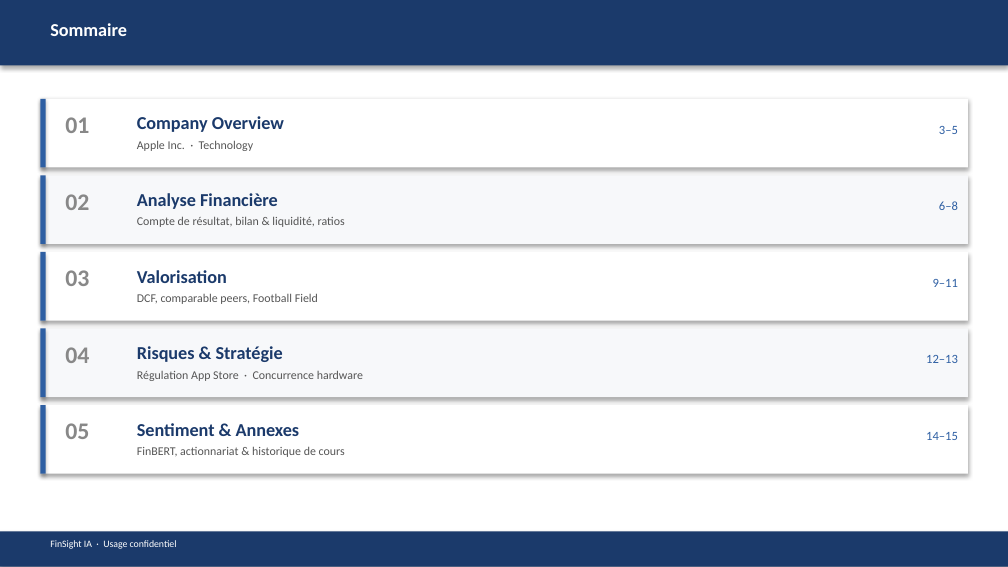
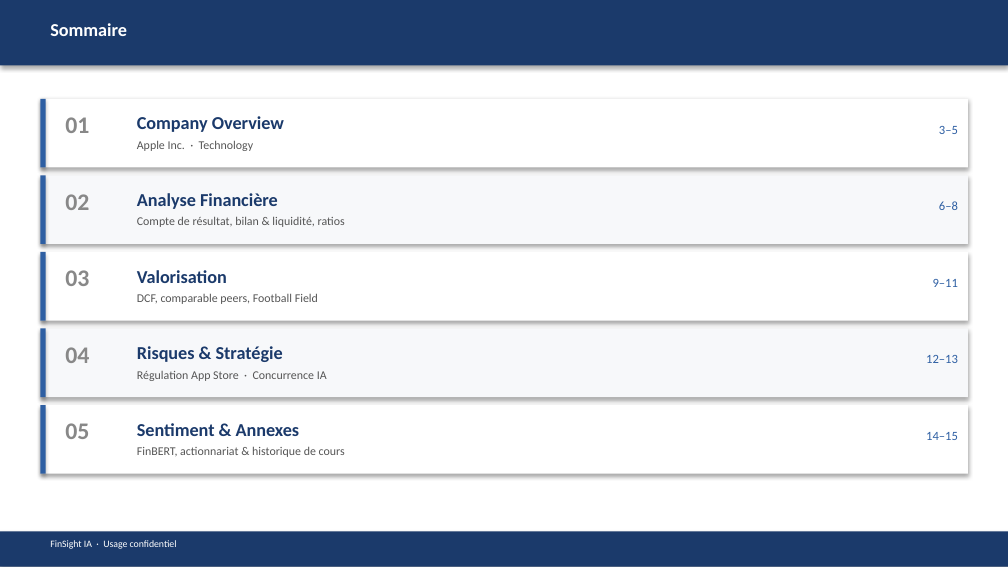
Before and after one commit to baptistejeh07-art/finsight-ia, a slide deck: slide 3 of preview/AAPL/AAPL_pitchbook.pptx. Drawn at 1008x567 pixels with LibreOffice and Linux fonts; fonts in the diff are those of the drawing. Boxes give left, top, right and bottom in pixels: in the first picture for what was removed or moved away, otherwise in the second. Text is boxed around its words. In the diff, an @@ line names an element or a change of style, - is before the commit and + after.

```diff
--- a/preview/AAPL/AAPL_pitchbook.pptx
+++ b/preview/AAPL/AAPL_pitchbook.pptx
@@ text at (137,371,327,381): text changed @@
-Régulation App Store · Concurrence hardware
+Régulation App Store · Concurrence IA
```
Also in this commit, not shown: 14 other slides changed, 4 other files.
